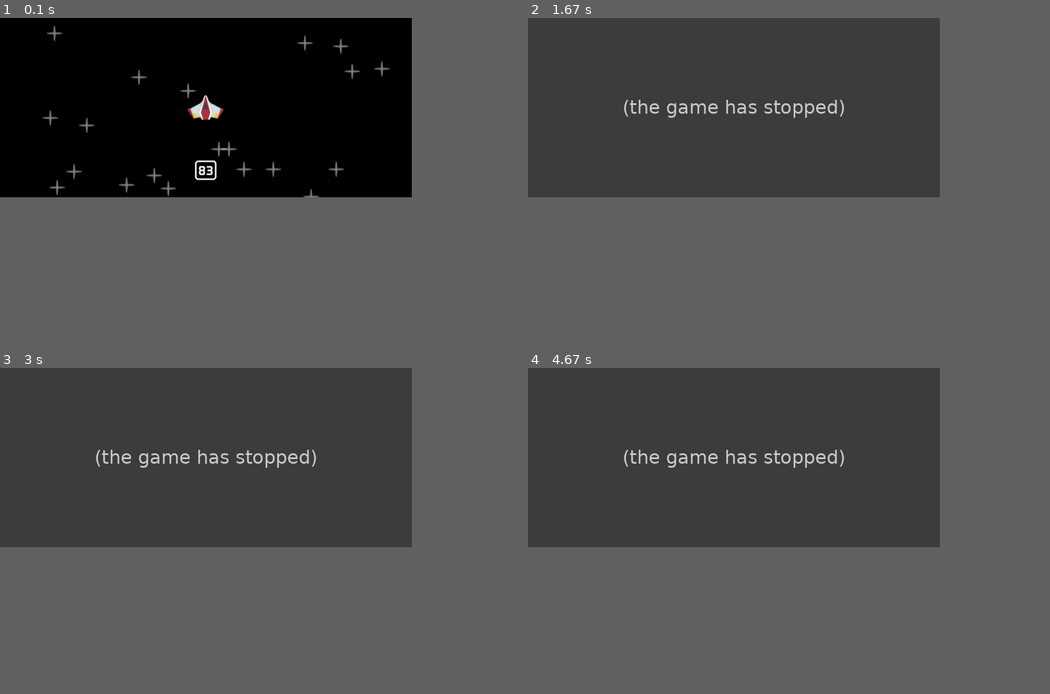
Above: before the commit, frames 1-4 (two rows, left to right).
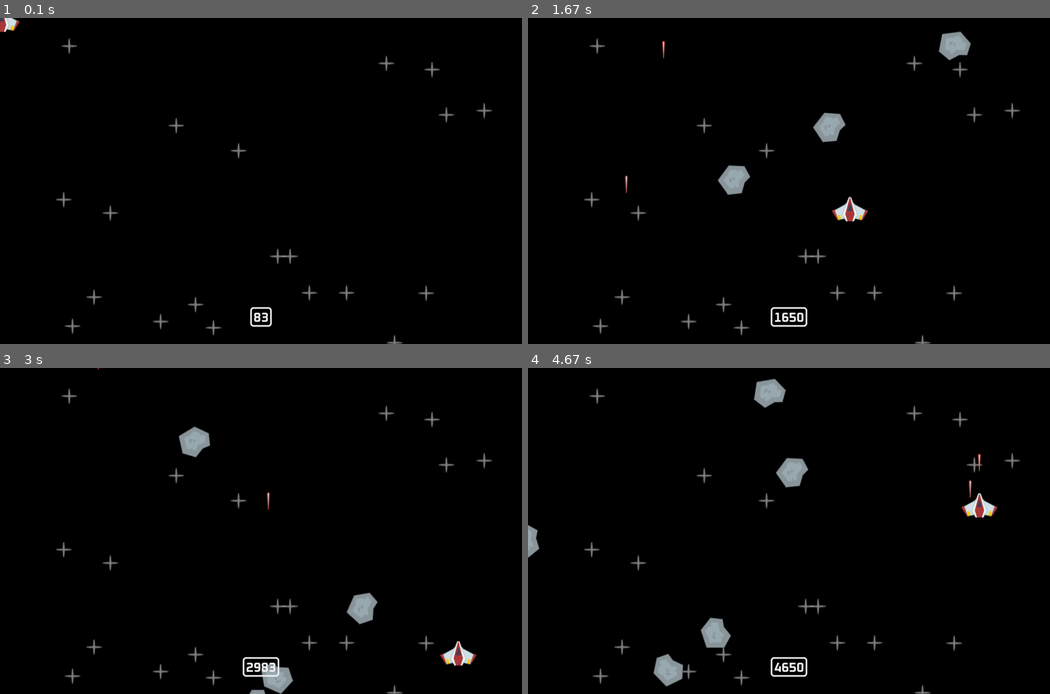
Above: after the commit, the same moments.

Repository: 7IronSnow7/Pygame
Game: pygame game, started from spaceshooter/main.py
Two runs of this game, one before a commit and one after it. Both use one fixed random seed, a clock stepped at 60 frames per second and the inputs below.
Inputs (mouse positions are in pixels of both pictures, inside the frame that each line leads up to):
- Up to frame 1 (0.1 s): no input
- Up to frame 2 (1.67 s): press the mouse at (956, 171) at 0.37 s; move the mouse to (872, 187) at 0.47 s; release the mouse at (794, 203) at 0.6 s; hold Right 0.67-1.13 s; click (663, 184) at 0.75 s; hold Up 1.17-1.47 s; click (627, 255) at 1.25 s; hold Right from 1.5 s (still down); click (851, 210) at 1.58 s
- Up to frame 3 (3 s): release Right at 1.97 s; hold Left 2-2.53 s; click (135, 465) at 2.08 s; hold Down 2.57-2.87 s; click (266, 563) at 2.65 s; hold Left from 2.9 s (still down); click (459, 654) at 2.98 s
- Up to frame 4 (4.67 s): release Left at 3.3 s; hold Up 3.33-3.7 s; click (705, 423) at 3.42 s; hold Right 3.73-4.37 s; click (971, 615) at 3.82 s; hold Down from 4.4 s (still down); click (976, 504) at 4.48 s
The window is 710x309 before the commit and 900x562 after it. Grey fills any space a smaller window leaves; there, only what the larger window draws over its background counts as a difference.

The runs differ from the first frame. In frame 1, 2.2% of the frame differs, in the area x 0-95%, y 0-100%; in frame 2, 45%; in frame 3, 45%; in frame 4, 45%.
Before the commit the program exited at 1.32 s; later frames show no game.

Commit message:
Added a mouse feature to use when playing the game

Diff:
--- a/spaceshooter/main.py
+++ b/spaceshooter/main.py
@@ -26,14 +26,28 @@
 
 
     def update(self, dt):
-        keys = pygame.key.get_pressed()
-        self.direction.x = int(keys[pygame.K_RIGHT])  - int(keys[pygame.K_LEFT])
-        self.direction.y = int(keys[pygame.K_DOWN])  - int(keys[pygame.K_UP])
-        self.direction = self.direction.normalize() if self.direction else self.direction
+        #______________Uncomment from here to use the Keyboard movement_______________
+        # keys = pygame.key.get_pressed()
+        # self.direction.x = int(keys[pygame.K_RIGHT])  - int(keys[pygame.K_LEFT])
+        # self.direction.y = int(keys[pygame.K_DOWN])  - int(keys[pygame.K_UP])
+        # self.direction.x, self.direction.y = pygame.mouse.get_pos()
+        #____________________________________________________________________________
+        mouse_pos = pygame.mouse.get_pos()
+        self.rect.center = mouse_pos
+        pygame.mouse.set_visible(False)
+        self.direction = pygame.Vector2(mouse_pos) - pygame.Vector2(self.rect.center)
+        if self.direction.length() != 0:
+            self. direction = self.direction.normalize()
+
+        #______________Uncomment from here to use the Keyboard movement_______________
+        # self.direction = self.direction.normalize() if self.direction else self.direction
+        #____________________________________________________________________________
         self.rect.center += self.direction * self.speed * dt
 
         recent_keys = pygame.key.get_just_pressed()
-        if recent_keys[pygame.K_SPACE] and self.can_shoot:
+        mouse_buttons = pygame.mouse.get_pressed()
+        # if recent_keys[pygame.K_SPACE] and self.can_shoot: = Keyboard space button shoot
+        if mouse_buttons[0] and self.can_shoot:
             Laser(laser_sur, self.rect.midtop, (all_sprites, laser_sprites))
             self.can_shoot = False
             self.laser_shoot_time = pygame.time.get_ticks()
@@ -118,7 +132,7 @@
 
 # General setup
 pygame.init()
-window_width, window_height = 1263, 551
+window_width, window_height = 1600, 1000
 display_surface = pygame.display.set_mode((window_width, window_height))
 # Changed the title of the window
 pygame.display.set_caption("My_first_pygame")
